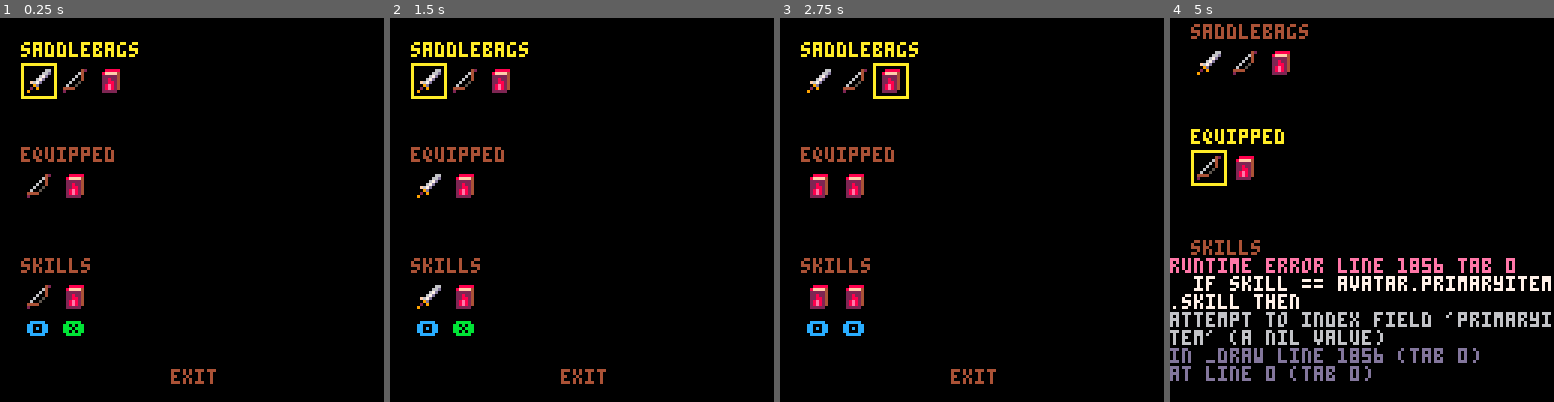
Above: before the commit, frames 1-4 (left to right).
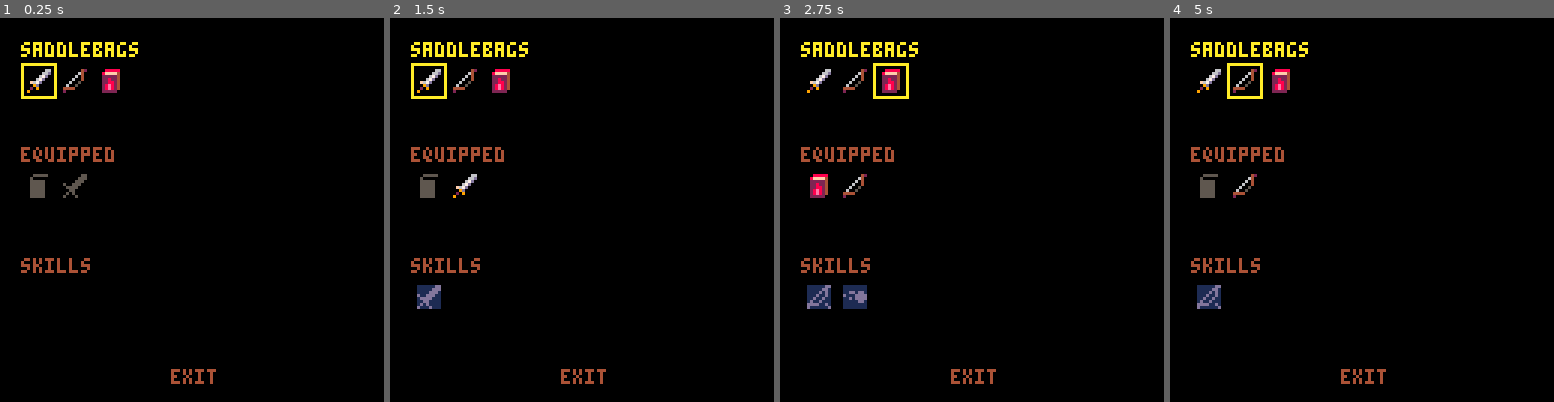
Above: after the commit, the same moments.

Repository: ironchestgames/pico-8-carts
Game: PICO-8 cartridge epicevilender.p8
The game is run twice, just before and just after one commit, with the same random seed, the same clock (stepped at 60 frames per second) and the same inputs.
Inputs:
- Up to frame 1 (0.25 s): no input
- Up to frame 2 (1.5 s): tap X (X key) at 0.33, 1.07 s; tap O (Z key) at 0.7 s
- Up to frame 3 (2.75 s): hold Right 1.6-2.1 s; tap O (Z key) at 1.7, 2.1, 2.5 s; tap X (X key) at 1.85 s; hold Up 2.15-2.42 s; hold Right from 2.47 s (still down)
- Up to frame 4 (5 s): tap O (Z key) every 0.4 s from 2.9 to 4.9 s; tap X (X key) at 2.97, 4.08 s; release Right at 3.03 s; hold Left 3.08-3.58 s; hold Down 3.63-3.97 s; hold Right 4.02-4.68 s; hold Up from 4.73 s (still down)

The runs differ from the first frame. In frame 1, 1.2% of the frame differs, in the area x 7-23%, y 40-83%; in frame 2, 1.5%; in frame 3, 1.3%; in frame 4, 13%, in the area x 0-100%, y 1-96%.
Error before the commit: runtime error line 1856 tab 0; if skill == avatar.primaryitem.skill then; attempt to index field 'primaryitem' (a nil value)

Commit message:
epicevilender - better item handling

Diff:
--- a/epicevilender.p8
+++ b/epicevilender.p8
@@ -300,7 +300,7 @@
 
 -- skills
 swordattackskill={
- sprite=15,
+ sprite=31,
  preperformdur=15,
  postperformdur=28,
  perform=function(skill,user)
@@ -342,7 +342,7 @@
 }
 
 bowattackskill={
- sprite=14,
+ sprite=30,
  preperformdur=26,
  postperformdur=6,
  perform=function(skill,user)
@@ -404,7 +404,7 @@
 }
 
 fireboltskill={
- sprite=13,
+ sprite=29,
  preperformdur=40,
  postperformdur=0,
  startpemitter=function(user,life)
@@ -460,7 +460,8 @@
 
 -- items
 sword={
- sprite=15,
+ class='weapon',
+ sprite=47,
  skill=swordattackskill,
  frames={
   currentframe=1,
@@ -472,7 +473,8 @@
 }
 
 bow={
- sprite=14,
+ class='weapon',
+ sprite=46,
  skill=bowattackskill,
  frames={
   currentframe=1,
@@ -484,7 +486,8 @@
 }
 
 fireboltbook={
- sprite=13,
+ class='book',
+ sprite=45,
  skill=fireboltskill,
  frames={
   currentframe=1,
@@ -505,8 +508,15 @@
  hp=3,
  armor=1,
  state='idling',
- primaryitem=bow,
- secondaryitem=fireboltbook,
+ items={
+  weapon=nil,
+  offhand=nil,
+  armor=nil,
+  boots=nil,
+  helmet=nil,
+  book=nil,
+  amulet=nil,
+ },
  skill1=nil,
  skill2=nil,
  currentskill=nil,
@@ -770,21 +780,11 @@
    isdebug=not isdebug
    debug('isdebug',isdebug)
   end
-  if c == '1' then
-   avatar.primaryitem=sword
-  end
-  if c == '2' then
-   avatar.primaryitem=bow
-  end
  end
 
  if avatar.hp <= 0 then
   return nil
  end
-
- -- update skills from items
- avatar.skill1=avatar.primaryitem.skill
- avatar.skill2=avatar.secondaryitem.skill
 
  -- consider dpad input
  local angle=btnmasktoangle[band(btn(),0b1111)] -- note: filter out o/x buttons from dpad input
@@ -814,17 +814,19 @@
 
   local skill=avatar['skill'..skillbuttondown]
 
-  avatar.state='attacking'
-  avatar.currentskill=skill
-  avatar.ispreperform=true
-
-  avatar.state_counter=skill.preperformdur
-
-  avatar.frames.currentframe=1
-  avatar.primaryitem.frames.currentframe=1
-
-  if avatar.currentskill.startpemitter then
-   avatar.currentskill.startpemitter(avatar,skill.preperformdur)
+  if skill != nil then
+   avatar.state='attacking'
+   avatar.currentskill=skill
+   avatar.ispreperform=true
+
+   avatar.state_counter=skill.preperformdur
+
+   avatar.frames.currentframe=1
+   avatar.items.weapon.frames.currentframe=1
+
+   if avatar.currentskill.startpemitter then
+    avatar.currentskill.startpemitter(avatar,skill.preperformdur)
+   end
   end
  end
 
@@ -864,12 +866,12 @@
 
      -- set next attacking frame
      actor.frames.currentframe=2
-     avatar.primaryitem.frames.currentframe=2
+     avatar.items.weapon.frames.currentframe=2
 
     else -- note: done performing
      actor.state='idling'
      actor.frames.currentframe=1
-     avatar.primaryitem.frames.currentframe=1
+     avatar.items.weapon.frames.currentframe=1
     end
    end
 
@@ -1600,8 +1602,9 @@
     flipx)
 
   -- draw items
-  if actor == avatar then
-   item=avatar.primaryitem
+  if actor == avatar and
+     avatar.items.weapon then
+   item=avatar.items.weapon
    local stateframes=item.frames[state]
    local currentframe=min(
      flr(item.frames.currentframe),
@@ -1694,6 +1697,10 @@
 local inventory={}
 local equipped={}
 local availableskills={}
+local equipslots={
+ {'book',13},
+ {'weapon',15},
+}
 
 function equipinit()
  _update60=equipupdate
@@ -1712,12 +1719,8 @@
 
  -- init equipped items
  equipped={}
- if avatar.primaryitem then
-  add(equipped,avatar.primaryitem)
- end
-
- if avatar.secondaryitem then
-  add(equipped,avatar.secondaryitem)
+ for _,item in pairs(avatar.items) do
+  add(equipped,item)
  end
 
  -- init available skills
@@ -1744,19 +1747,30 @@
   end
 
   if btnp(4) or btnp(5) then
-   avatar.primaryitem=inventory[inventorycur]
+   local selecteditem=inventory[inventorycur]
+
+   avatar.skill1=nil
+   avatar.skill2=nil
+
+   avatar.items[selecteditem.class]=selecteditem
   end
 
  -- equipped
  elseif sectioncur == 2 then
   if btnp(0) then
-   equippedcur=mid(1,equippedcur-1,#equipped)
+   equippedcur=mid(1,equippedcur-1,#equipslots)
   elseif btnp(1) then
-   equippedcur=mid(1,equippedcur+1,#equipped)
+   equippedcur=mid(1,equippedcur+1,#equipslots)
   end
 
   if btnp(4) or btnp(5) then
-   avatar.primaryitem=nil
+   local selectedclass=equipslots[equippedcur][1]
+   local selecteditem=avatar.items[selectedclass]
+   if selecteditem != nil then
+    avatar.items[selecteditem.class]=nil
+    avatar.skill1=nil
+    avatar.skill2=nil
+   end
   end
 
  -- available skills
@@ -1768,11 +1782,16 @@
   end
 
   if btnp(4) then
-   avatar.primaryitem,avatar.secondaryitem=
-     avatar.secondaryitem,avatar.primaryitem
-  elseif btnp(5) then
-   avatar.primaryitem,avatar.secondaryitem=
-     avatar.secondaryitem,avatar.primaryitem
+   avatar.skill1=availableskills[availableskillscur]
+   if avatar.skill2 == avatar.skill1 then
+    avatar.skill2=nil
+   end
+  end
+  if btnp(5) then
+   avatar.skill2=availableskills[availableskillscur]
+   if avatar.skill1 == avatar.skill2 then
+    avatar.skill1=nil
+   end
   end
 
  -- exit
@@ -1821,8 +1840,14 @@
  else
   print('equipped',7,y-9,4)
  end
- for item in all(equipped) do
-  spr(item.sprite,9+offsetx,y)
+ for slot in all(equipslots) do
+  local item=avatar.items[slot[1]]
+  if item == nil then
+   spr(slot[2],9+offsetx,y)
+  else
+   spr(item.sprite,9+offsetx,y)
+  end
+
   if sectioncur == 2 and i == equippedcur then
    rect(
     9+offsetx-2,
@@ -1856,9 +1881,10 @@
     10)
   end
 
-  if skill == avatar.primaryitem.skill then
+  if skill == avatar.skill1 then
    print('\x8e',9+offsetx,y+12,12)
-  elseif skill == avatar.secondaryitem.skill then
+  end
+  if skill == avatar.skill2 then
    print('\x97',9+offsetx,y+12,11)
   end
 
Not shown, changed: 24 lines of the sprite sheet (__gfx__) section of epicevilender.p8
